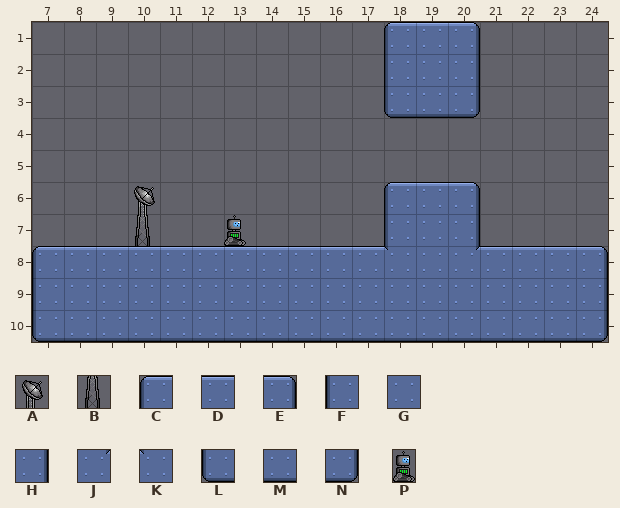
Two versions of a level (Tiled map, assets/test.tmx). Above, as it was before the edit.
Cells are 32x32 px. Shown: x 7..24, y 1..10. The commit also replaced the tileset; all pictures use the new one. The old version is drawn lined up with the new one.
Key: from "cell tower": A 0, B 1; from "factory": C 0, D 1, E 2, F 5, G 6, H 7, J 8, K 9, L 10, M 11, N 12; from "robot": P 0.
_ is an empty cell.
Layer "Tile Layer 1" before, first column x 7:
 1 ___________CDE____
 2 ___________FGH____
 3 ___________LMN____
 4 __________________
 5 __________________
 6 ___A_______CDE____
 7 ___B__P____FGH____
 8 CDDDDDDDDDDKGJDDDE
 9 FGGGGGGGGGGGGGGGGH
10 LMMMMMMMMMMMMMMMMN
Now the later version:
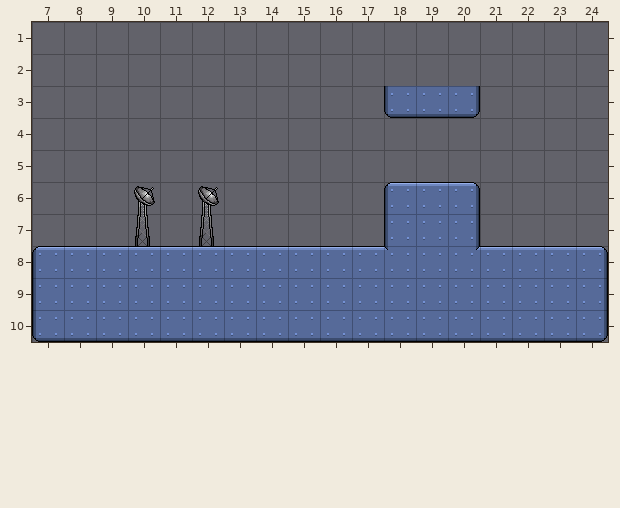
Commit: broken map code
The exact change:
everything moved by +0,-2 cells (the old picture is shown already moved)
Layer "Tile Layer 1":
Tile A is added in row 6 at x 12.
Tile B is added in row 7 at x 12.
Tile C is removed in row 1 at x 18.
Tile D is removed in row 1 at x 19.
Tile E is removed in row 1 at x 20.
Tile F is removed in row 2 at x 18.
Tile G is removed in row 2 at x 19.
Tile H is removed in row 2 at x 20.
Tile P is removed in row 7 at x 13.
Changed places in both pictures, as pixel boxes (x1, y1, x2, y2):
removed: (384, 22, 480, 86)
changed: (198, 186, 246, 246)
